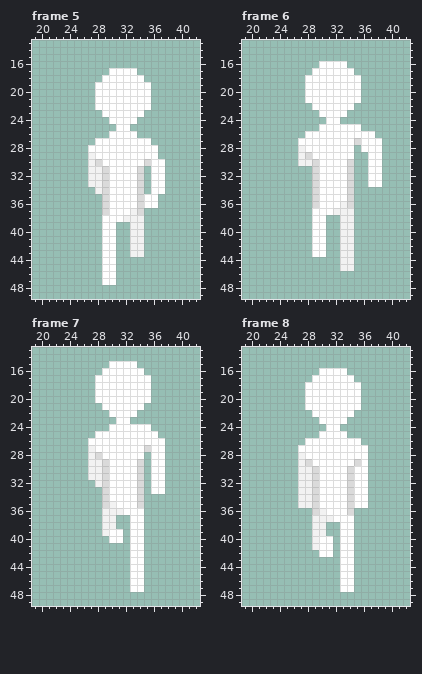
Pixel-art file, stored at Assets/Art/Characters/Player/Run/Player_Run_Up.aseprite. The picture above was drawn from the file before the commit.
64x64 pixels, 8 frames. Shown: frame 5: x 19..42, y 13..49; frame 6: x 19..42, y 13..49; frame 7: x 19..42, y 13..49; frame 8: x 19..42, y 13..49. The commit also changed other frames, which this record leaves out.
The result:
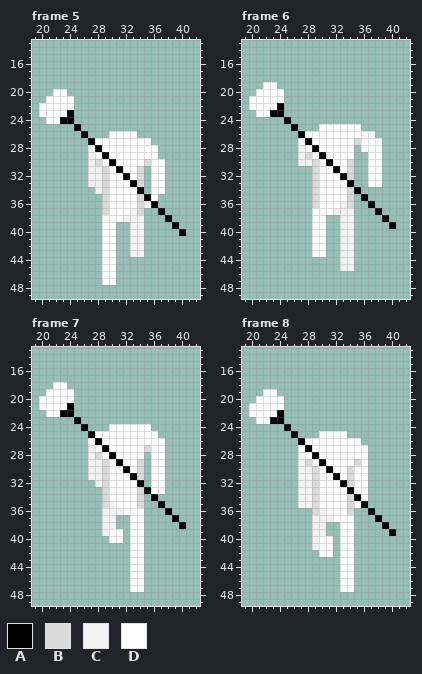
Palette (. is transparent): A #000000  B #dadada  C #f2f2f2  D #ffffff
Author's note on the commit: Added Weapon Run Animations
Edits made:
layer "Skin/Head" now hidden
layer "Weapons/Staff" now shown
Frame 5:
y 17: x 30..33 DDDD -> ....
y 18: x 29..34 DDDDDD -> ......
y 19: x 28..35 DDDDDDDD -> ........
y 20: x 22..23 .. -> DD; x 28..35 DDDDDDDD -> ........
y 21: x 21..24 .... -> DDDD; x 28..35 DDDDDDDD -> ........
y 22: x 20..24 ..... -> DDDDD; x 28..35 DDDDDDDD -> ........
y 23: x 20..24 ..... -> DDDDA; x 29..34 DDDDDD -> ......
y 24: x 21..24 .... -> DDAA; x 30..33 DDDD -> ....
y 25: x 25 . -> A; x 31..32 DD -> ..
y 26: x 26 . -> A
y 27: x 27 . -> A
y 28: x 28 D -> A
y 29: x 29 D -> A
y 30: x 30 D -> A
y 31: x 31 D -> A
y 32: x 32 D -> A
y 33: x 33 D -> A
y 34: x 34 B -> A
y 35: x 35 D -> A
y 36: x 36 D -> A
y 37: x 37 . -> A
y 38: x 38 . -> A
y 39: x 39 . -> A
y 40: x 40 . -> A
Frame 6:
y 16: x 30..33 DDDD -> ....
y 17: x 29..34 DDDDDD -> ......
y 18: x 28..35 DDDDDDDD -> ........
y 19: x 22..23 .. -> DD; x 28..35 DDDDDDDD -> ........
y 20: x 21..24 .... -> DDDD; x 28..35 DDDDDDDD -> ........
y 21: x 20..24 ..... -> DDDDD; x 28..35 DDDDDDDD -> ........
y 22: x 20..24 ..... -> DDDDA; x 29..34 DDDDDD -> ......
y 23: x 21..24 .... -> DDAA; x 30..33 DDDD -> ....
y 24: x 25 . -> A; x 31..32 DD -> ..
y 25: x 26 . -> A
y 26: x 27 . -> A
y 27: x 28 D -> A
y 28: x 29 D -> A
y 29: x 30 D -> A
y 30: x 31 D -> A
y 31: x 32 D -> A
y 32: x 33 D -> A
y 33: x 34 B -> A
y 34: x 35 . -> A
y 35: x 36 . -> A
y 36: x 37 . -> A
y 37: x 38 . -> A
y 38: x 39 . -> A
y 39: x 40 . -> A
Frame 7:
y 15: x 30..33 DDDD -> ....
y 16: x 29..34 DDDDDD -> ......
y 17: x 28..35 DDDDDDDD -> ........
y 18: x 22..23 .. -> DD; x 28..35 DDDDDDDD -> ........
y 19: x 21..24 .... -> DDDD; x 28..35 DDDDDDDD -> ........
y 20: x 20..24 ..... -> DDDDD; x 28..35 DDDDDDDD -> ........
y 21: x 20..24 ..... -> DDDDA; x 29..34 DDDDDD -> ......
y 22: x 21..24 .... -> DDAA; x 30..33 DDDD -> ....
y 23: x 25 . -> A; x 31..32 DD -> ..
y 24: x 26 . -> A
y 25: x 27 . -> A
y 26: x 28 D -> A
y 27: x 29 D -> A
y 28: x 30 D -> A
y 29: x 31 D -> A
y 30: x 32 D -> A
y 31: x 33 D -> A
y 32: x 34 B -> A
y 33: x 35 . -> A
y 34: x 36 . -> A
y 35: x 37 . -> A
y 36: x 38 . -> A
y 37: x 39 . -> A
y 38: x 40 . -> A
Frame 8:
y 16: x 30..33 DDDD -> ....
y 17: x 29..34 DDDDDD -> ......
y 18: x 28..35 DDDDDDDD -> ........
y 19: x 22..23 .. -> DD; x 28..35 DDDDDDDD -> ........
y 20: x 21..24 .... -> DDDD; x 28..35 DDDDDDDD -> ........
y 21: x 20..24 ..... -> DDDDD; x 28..35 DDDDDDDD -> ........
y 22: x 20..24 ..... -> DDDDA; x 29..34 DDDDDD -> ......
y 23: x 21..24 .... -> DDAA; x 30..33 DDDD -> ....
y 24: x 25 . -> A; x 31..32 DD -> ..
y 25: x 26 . -> A
y 26: x 27 . -> A
y 27: x 28 D -> A
y 28: x 29 D -> A
y 29: x 30 D -> A
y 30: x 31 D -> A
y 31: x 32 D -> A
y 32: x 33 D -> A
y 33: x 34 B -> A
y 34: x 35 D -> A
y 35: x 36 D -> A
y 36: x 37 . -> A
y 37: x 38 . -> A
y 38: x 39 . -> A
y 39: x 40 . -> A
Changed places in both pictures, as pixel boxes (x1, y1, x2, y2):
changed: (39, 68, 186, 236)
changed: (249, 61, 396, 229)
changed: (39, 361, 186, 529)
changed: (249, 368, 396, 536)
